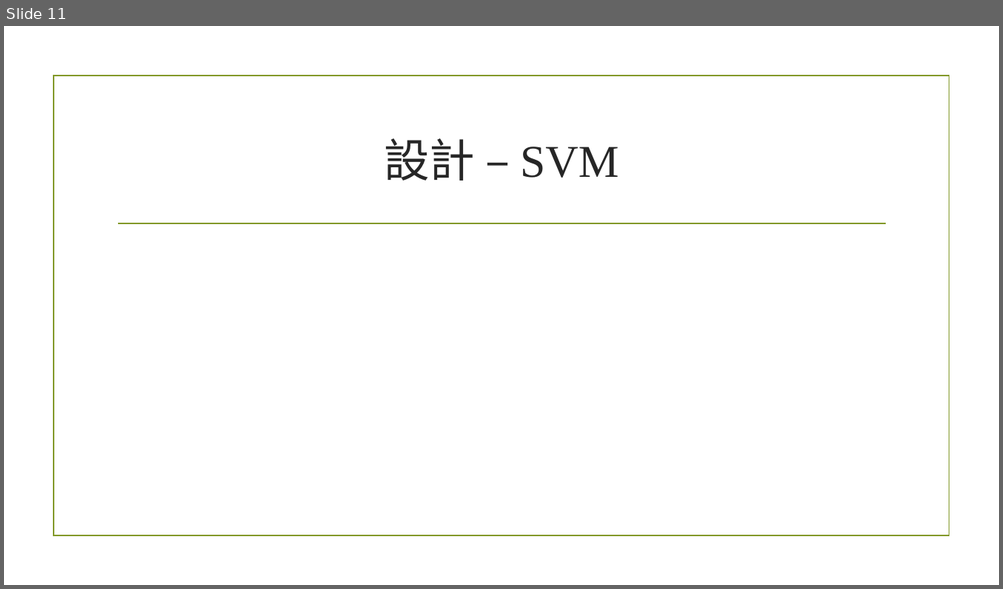
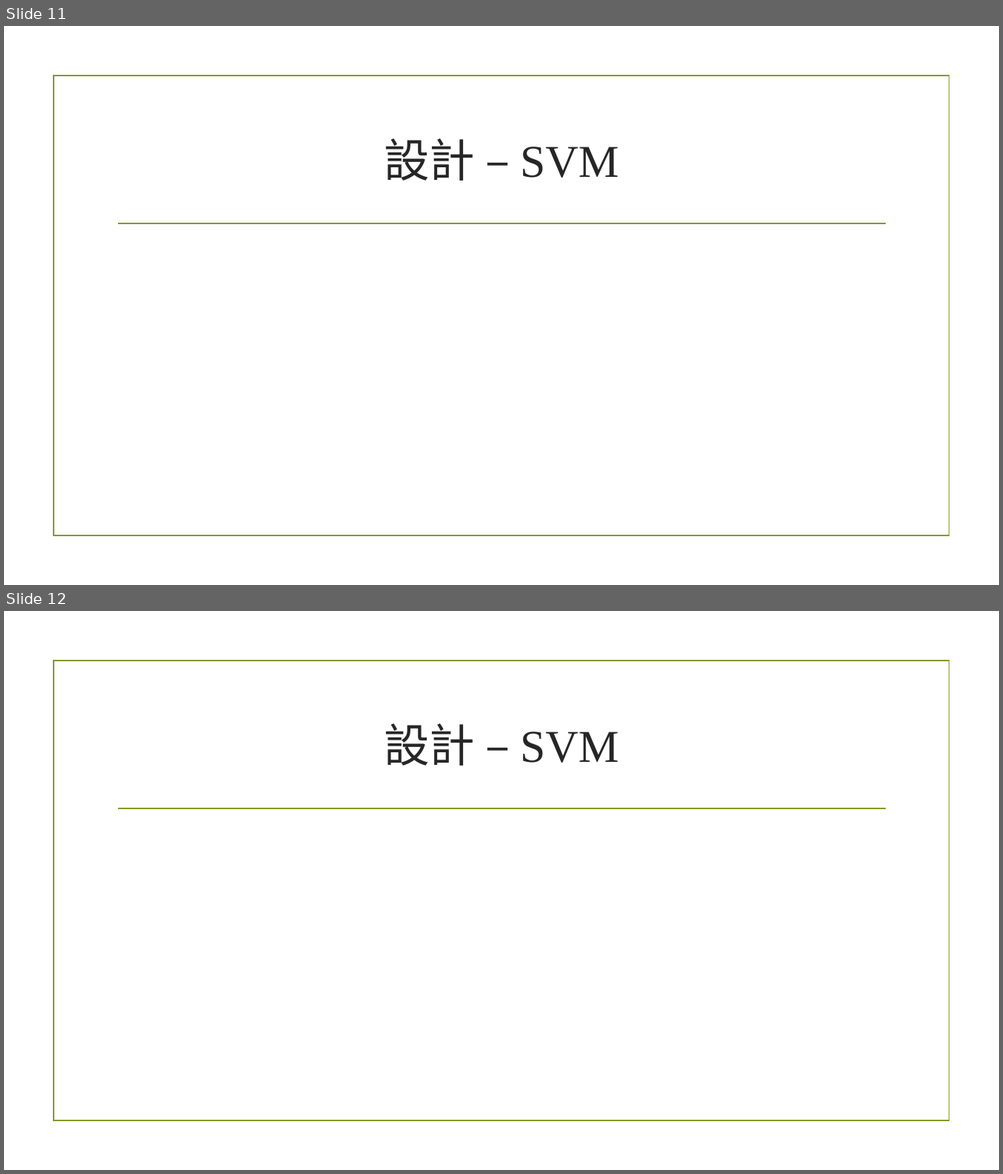
Before and after one commit to ErEcheLon/Mechine-Learning, a slide deck: Hw6/ML_PingPong.pptx. Shown one above the other, each under a label of ours: slide 11 before the commit, slides 11 and 12 after it. The pictures are 1003x589 and 1003x1174 pixels, drawn with LibreOffice and Linux fonts; fonts in the diff are those of the drawing; background and template pictures are left out. Boxes give left, top, right and bottom in pixels: in the first picture for what was removed or moved away, otherwise in the second. Text is boxed around its words. In the diff, an @@ line names an element or a change of style, - is before the commit and + after.

Commit message:
Hw6

```diff
--- a/Hw6/ML_PingPong.pptx
+++ b/Hw6/ML_PingPong.pptx
@@ slide 12 added at [4, 611, 999, 1170], background picture (left out); not listed: 2 template elements that a slide beside it also shows @@
@@ title added at [384, 723, 618, 766], 44 pt, text #262626 @@
+設計 – SVM
```
